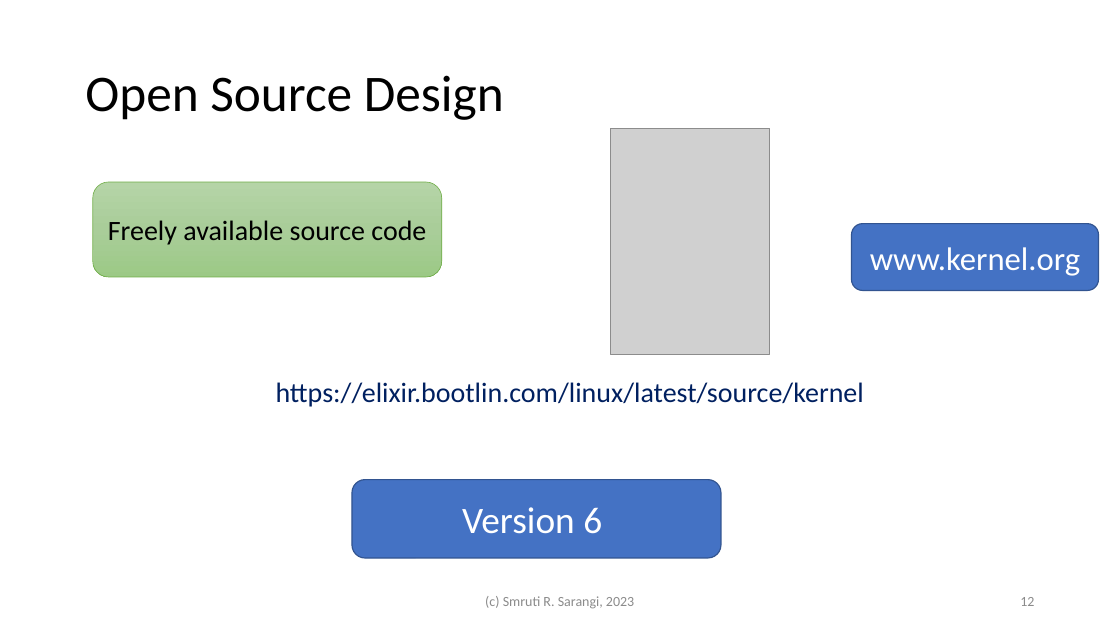
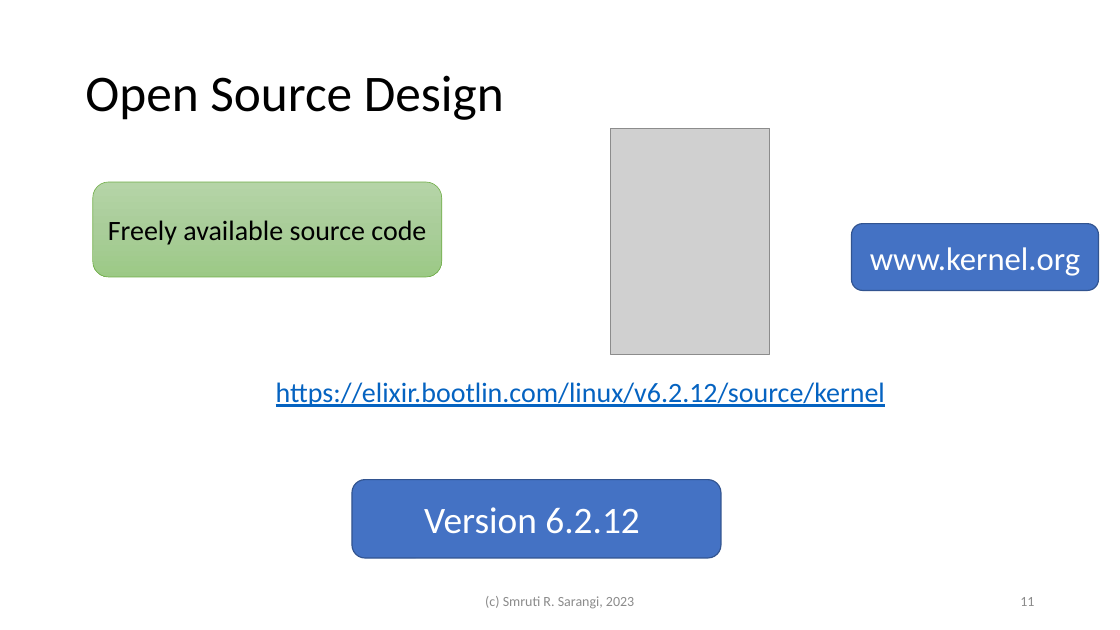
Before and after one commit to srsarangi/srsarangi.github.io, a slide deck: slide 11 of osbook/slides/1.intro.pptx (slide 12 before the commit). Drawn at 1120x630 pixels with LibreOffice and Linux fonts; fonts in the diff are those of the drawing; grey boxes stand for pictures. Boxes give left, top, right and bottom in pixels: in the first picture for what was removed or moved away, otherwise in the second. Text is boxed around its words. In the diff, an @@ line names an element or a change of style, - is before the commit and + after.

```diff
--- a/osbook/slides/1.intro.pptx
+++ b/osbook/slides/1.intro.pptx
@@ text at (276, 382, 885, 407): text changed; text colour #002060 to #0563C1 @@
-https://elixir.bootlin.com/linux/latest/source/kernel
+https://elixir.bootlin.com/linux/v6.2.12/source/kernel
@@ text in rounded rectangle at (424, 507, 639, 534): text changed @@
-Version 6
+Version 6.2.12
@@ page number at (1020, 597, 1034, 606): text changed @@
-12
+11
```
Also in this commit, not shown: 13 other slides changed, 2 slides added, 1 other file.
